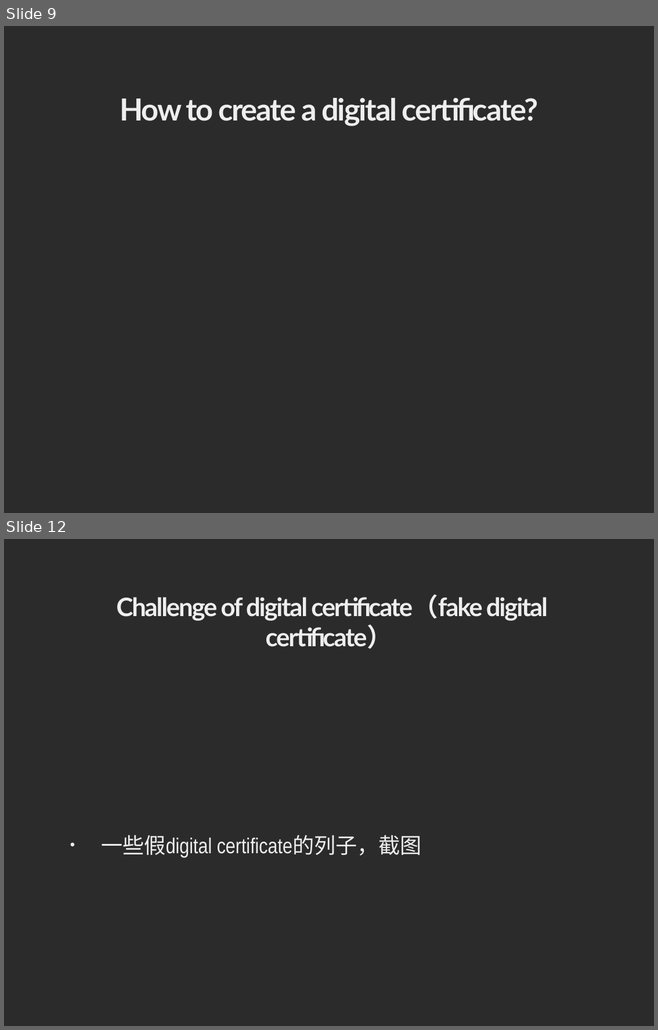
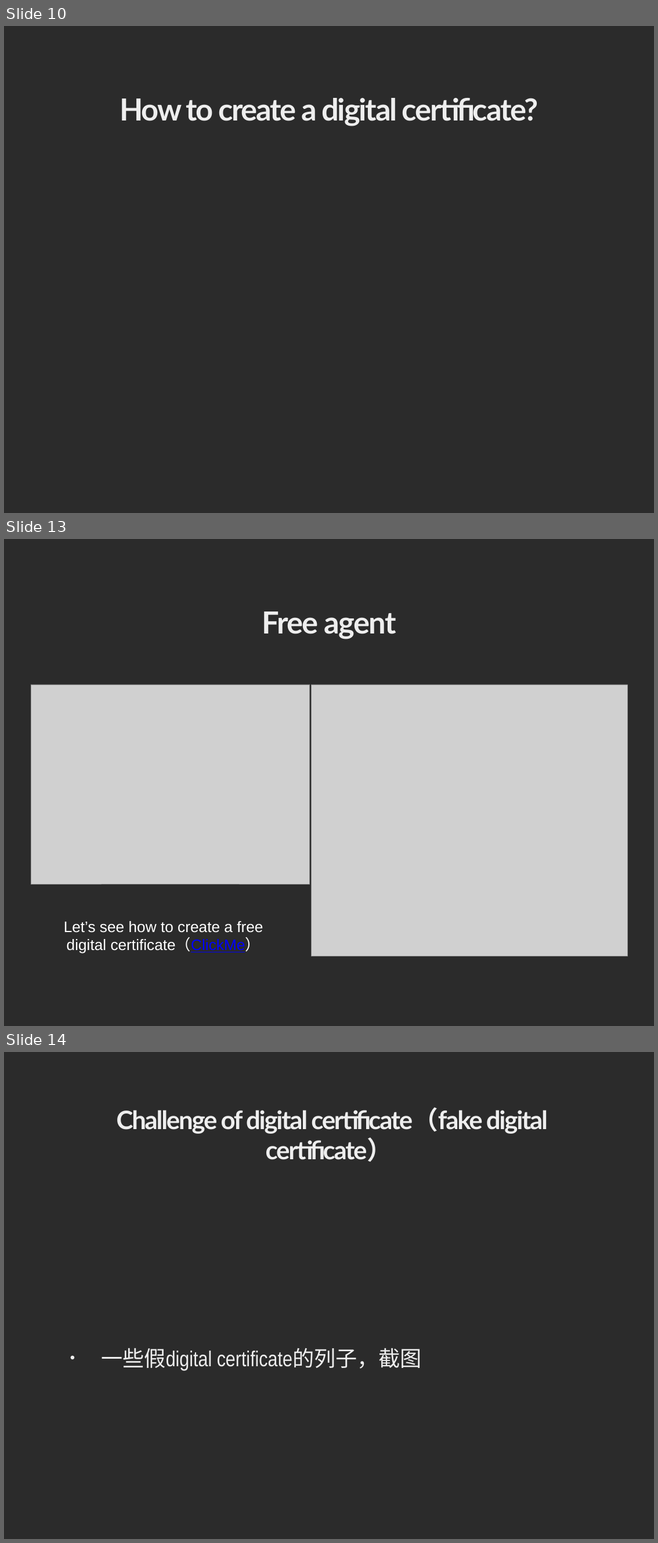
Before and after one commit to RebeccaLiu0/computer-security, a slide deck: digital certificate_new.pptx. Shown one above the other, each under a label of ours: slides 9 and 12 before the commit, slides 10, 13 and 14 after it; the slides between them are not shown. The pictures are 658x1030 and 658x1543 pixels, drawn with LibreOffice and Linux fonts; fonts in the diff are those of the drawing; grey boxes stand for pictures; background and template pictures are left out; a plain dark background stands for a picture behind light text. Boxes give left, top, right and bottom in pixels: in the first picture for what was removed or moved away, otherwise in the second. Text is boxed around its words. In the diff, an @@ line names an element or a change of style, - is before the commit and + after.

```diff
--- a/digital certificate_new.pptx
+++ b/digital certificate_new.pptx
@@ slide 13 added at (4,539,654,1026), background picture (left out) @@
@@ title added at (262,611,396,639), 48 pt, text #EEEEEE, bold @@
+Free agent
@@ picture added at (31,685,310,884) @@
@@ picture added at (311,685,627,957) @@
@@ text added at (64,921,263,954), 24 pt, text #FFFFFF @@
+Let’s see how to create a free digital certificate（ClickMe）
@@ what was slide 9 is now slide 10 @@
@@ what was slide 12 is now slide 14 @@
```
Also in this commit, not shown: 4 slides changed, 2 other slides added, 1 slide removed.
